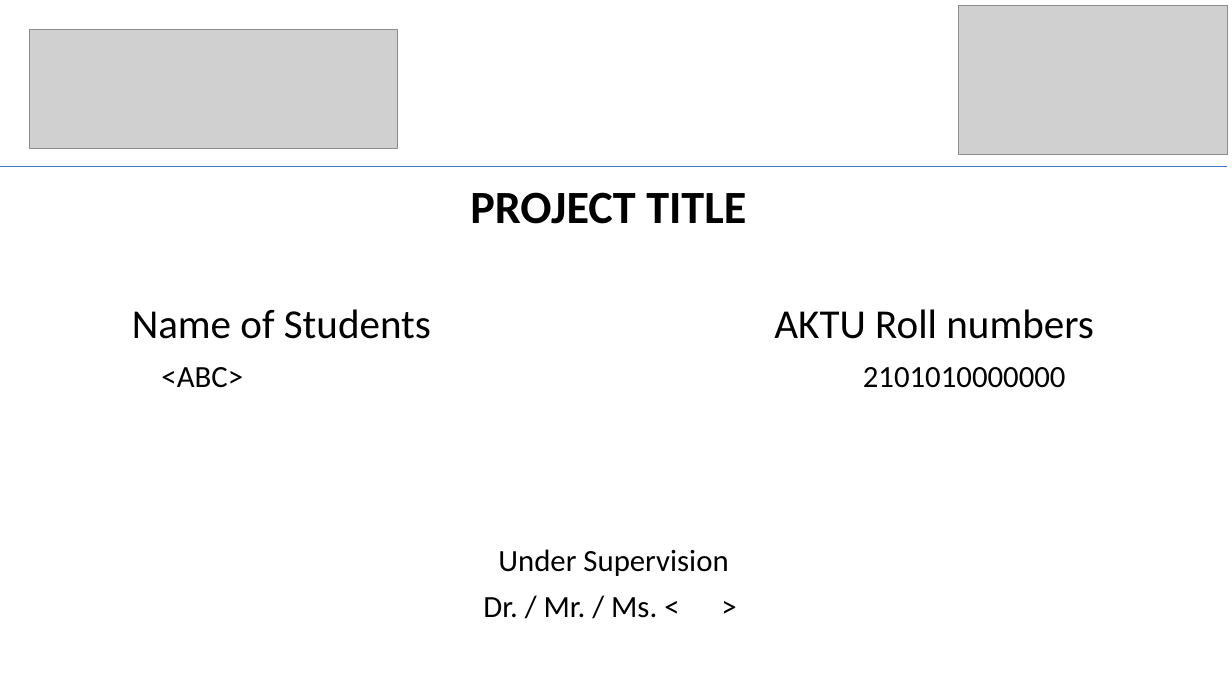
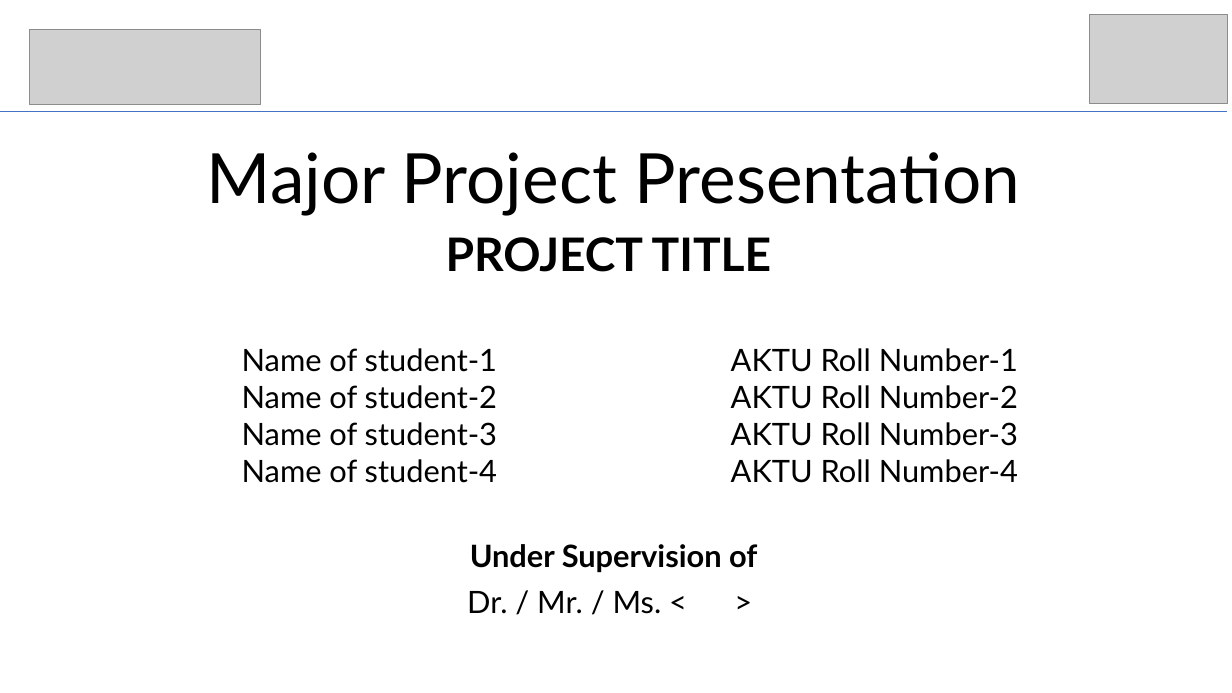
Before and after one commit to UdayRajSingh288/URL_Phishing_Detection_System, a slide deck: slide 1 of PPT TEMPLATE.pptx. Drawn at 1232x693 pixels with LibreOffice and Linux fonts; fonts in the diff are those of the drawing; grey boxes stand for pictures. Boxes give left, top, right and bottom in pixels: in the first picture for what was removed or moved away, otherwise in the second. Text is boxed around its words. In the diff, an @@ line names an element or a change of style, - is before the commit and + after.

```diff
--- a/PPT TEMPLATE.pptx
+++ b/PPT TEMPLATE.pptx
@@ picture: place and size @@
-picture at (959, 6, 1228, 154)
+picture at (1090, 14, 1228, 104)
@@ picture: place and size @@
-picture at (30, 30, 397, 148)
+picture at (30, 30, 262, 104)
@@ line moved from (0, 166) - (1227, 166) to (0, 112) - (1227, 112) @@
@@ subtitle "Major Project Presentation": place and size @@
-subtitle "Major Project Presentation" at (132, 192, 1094, 618)
+subtitle "Major Project Presentation" at (207, 152, 1021, 614)
@@ subtitle at (207, 152, 1021, 216): paragraph added @@
+Major Project Presentation
@@ subtitle at (446, 237, 772, 614): font Calibri to Lato in "PROJECT TITLE", "Dr. / Mr. / Ms. < >" @@
@@ rectangle added at (722, 312, 1156, 518), fill #FFFFFF, outline #FFFFFF 1 pt, 24 pt, text #000000 @@
+AKTU Roll Number-1
+AKTU Roll Number-2
+AKTU Roll Number-3
+AKTU Roll Number-4
@@ text added at (242, 348, 497, 483), 24 pt, text #000000 @@
+Name of student-1
+Name of student-2
+Name of student-3
+Name of student-4
@@ subtitle at (470, 544, 757, 572): text changed; font Calibri to Lato; bold on @@
-Name of Students AKTU Roll numbers
-<ABC> 2101010000000
-Under Supervision
+Under Supervision of
```
Also in this commit, not shown: 3 other slides changed, 7 slides added, 7 slides removed, 5 other files.
